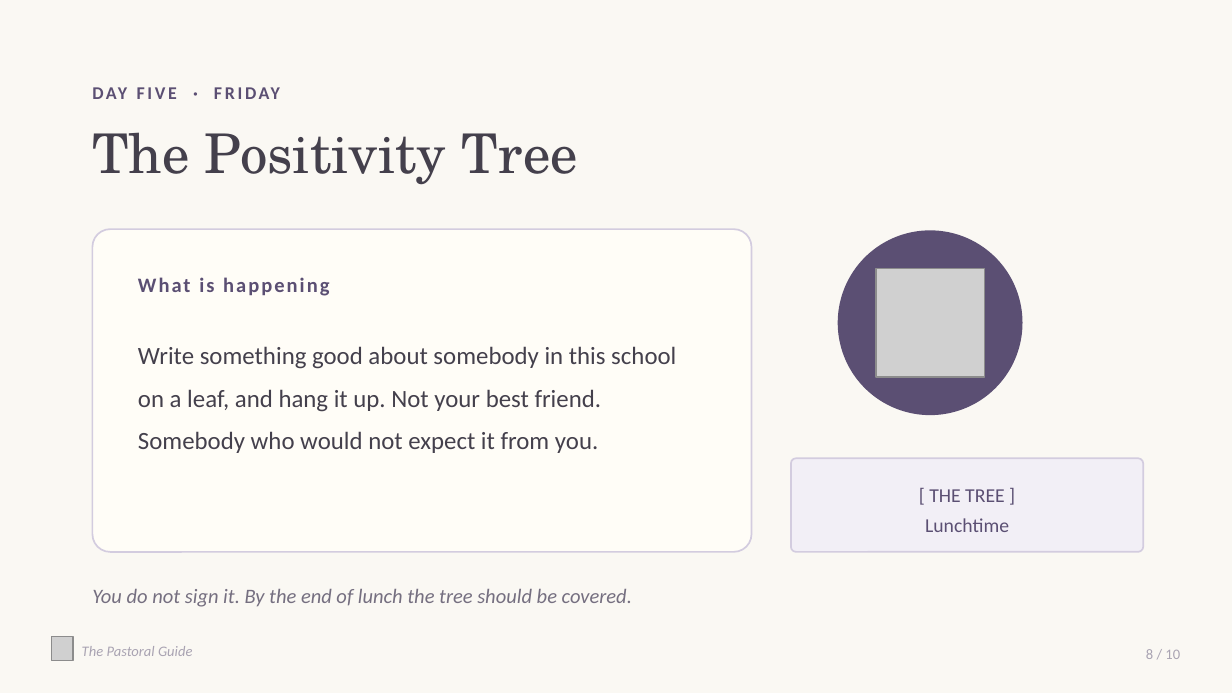
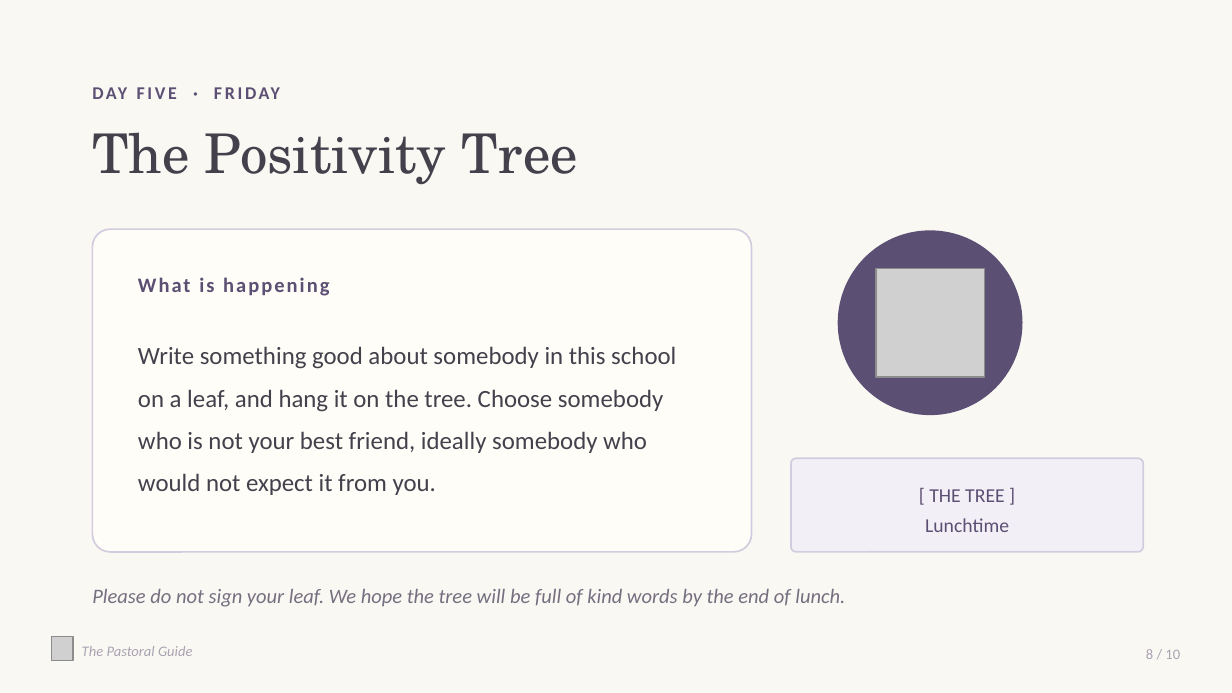
Before and after one commit to thepastoralguide/thepastoralguide.github.io, a slide deck: slide 8 of assemblies-and-events/anti-bullying-week/downloads/Anti_Bullying_Week.pptx. Drawn at 1232x693 pixels with LibreOffice and Linux fonts; fonts in the diff are those of the drawing; grey boxes stand for pictures. Boxes give left, top, right and bottom in pixels: in the first picture for what was removed or moved away, otherwise in the second. Text is boxed around its words. In the diff, an @@ line names an element or a change of style, - is before the commit and + after.

Commit message:
Fix wording in Anti-Bullying Week deck, pack, page and cards

```diff
--- a/assemblies-and-events/anti-bullying-week/downloads/Anti_Bullying_Week.pptx
+++ b/assemblies-and-events/anti-bullying-week/downloads/Anti_Bullying_Week.pptx
@@ text at (x1=138, y1=346, x2=676, y2=495): text changed @@
-Write something good about somebody in this school on a leaf, and hang it up. Not your best friend. Somebody who would not expect it from you.
+Write something good about somebody in this school on a leaf, and hang it on the tree. Choose somebody who is not your best friend, ideally somebody who would not expect it from you.
@@ text at (x1=92, y1=589, x2=845, y2=607): text changed @@
-You do not sign it. By the end of lunch the tree should be covered.
+Please do not sign your leaf. We hope the tree will be full of kind words by the end of lunch.
```
Also in this commit, not shown: 7 other slides changed, 10 other files.
